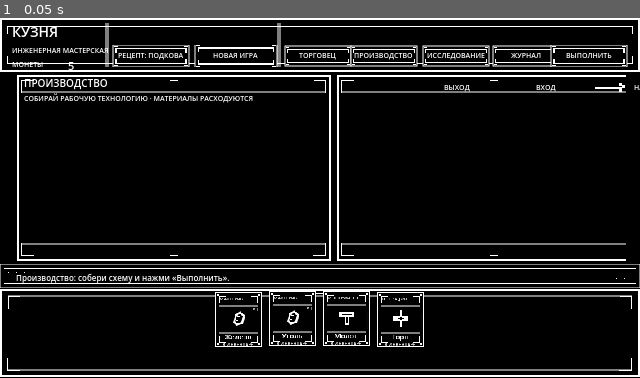
Above: before the commit, frame 1.
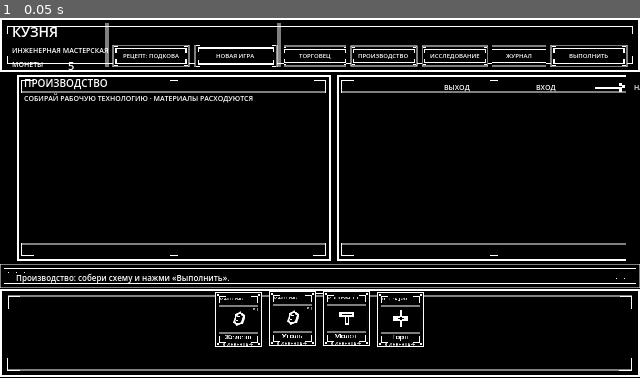
Above: after the commit, the same moment.

Repository: Blyaprint/new-1-bit-kuznya
Game: Godot game, scene res://scenes/board_prototype.tscn
Two runs of this game, one before a commit and one after it. Both use one fixed random seed, a clock stepped at 60 frames per second and the inputs below.
Inputs:
- Up to frame 1 (0.05 s): no input

The runs differ from the first frame. In frame 1, 0.7% of the frame differs, in the area x 18-96%, y 7-14%.

Commit message:
Reduce header button minimum width and use compact pixel-scale labels

Diff:
--- a/scenes/ui/header_button.tscn
+++ b/scenes/ui/header_button.tscn
@@ -4,7 +4,7 @@
 [ext_resource type="Script" path="res://scripts/ui/header_button.gd" id="2"]
 
 [node name="HeaderButton" type="Control"]
-custom_minimum_size = Vector2(68, 22)
+custom_minimum_size = Vector2(1, 18)
 mouse_filter = 2
 script = ExtResource("2")
 
@@ -31,7 +31,7 @@
 grow_horizontal = 2
 grow_vertical = 2
 theme_override_colors/font_color = Color(1, 1, 1, 1)
-theme_override_font_sizes/font_size = 7
+theme_override_font_sizes/font_size = 6
 horizontal_alignment = 1
 vertical_alignment = 1
 mouse_filter = 2
